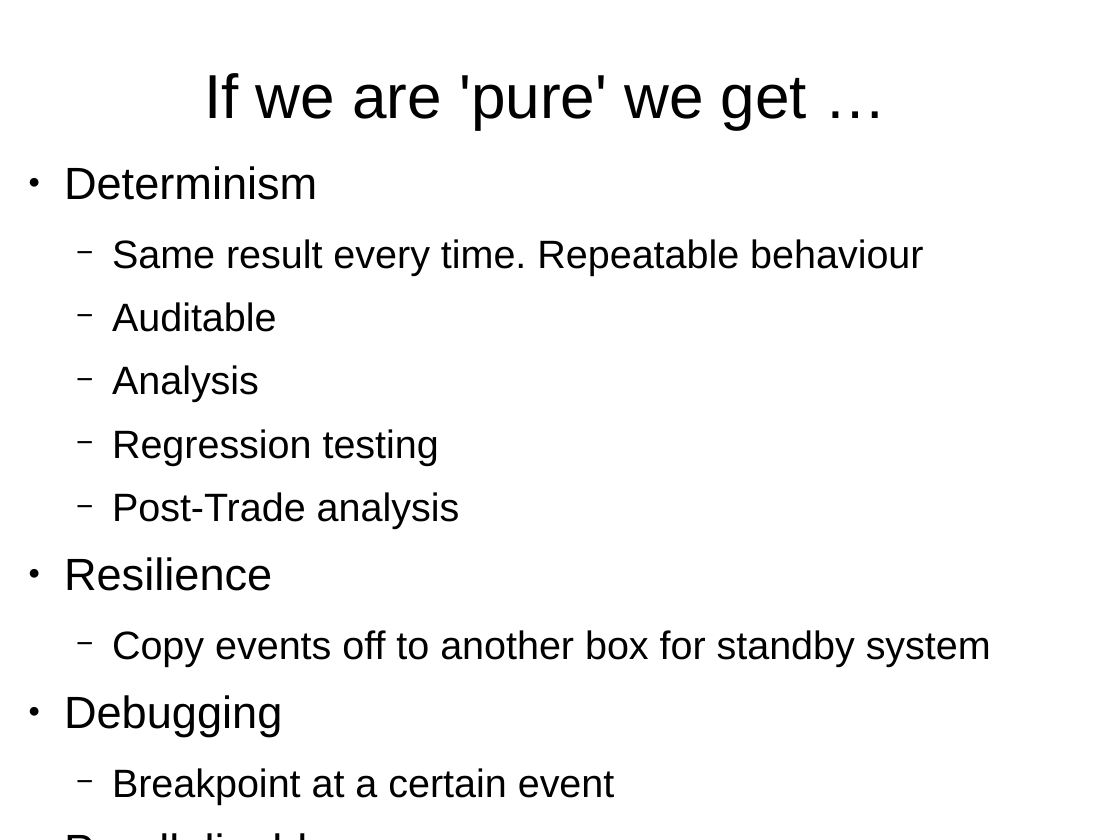
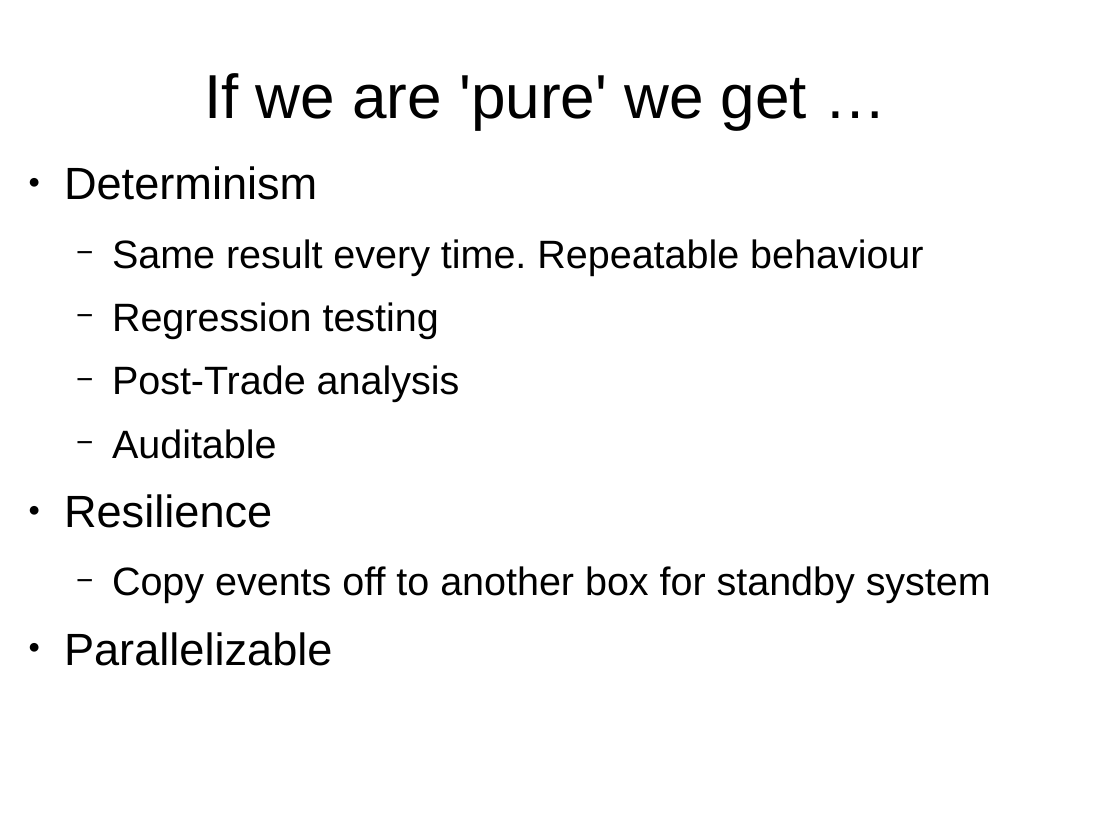
Before and after one commit to smandy/dconf_talk, a slide deck: slide 13 of dconf_iter2.odp (slide 15 before the commit). Drawn at 1120x840 pixels with LibreOffice and Linux fonts; fonts in the diff are those of the drawing. Boxes give left, top, right and bottom in pixels: in the first picture for what was removed or moved away, otherwise in the second. Text is boxed around its words. In the diff, an @@ line names an element or a change of style, - is before the commit and + after.

```diff
--- a/dconf_iter2.odp
+++ b/dconf_iter2.odp
@@ text at (x1=112, y1=302, x2=277, y2=402): paragraphs removed @@
-  − Auditable
-  − Analysis
@@ text at (x1=112, y1=429, x2=277, y2=459): paragraph added @@
+  − Auditable
@@ text at (x1=64, y1=695, x2=615, y2=804): paragraphs removed @@
-● Debugging
-  − Breakpoint at a certain event
```
Also in this commit, not shown: 14 other slides changed, 1 slide added, 5 slides removed, 7 other files.
